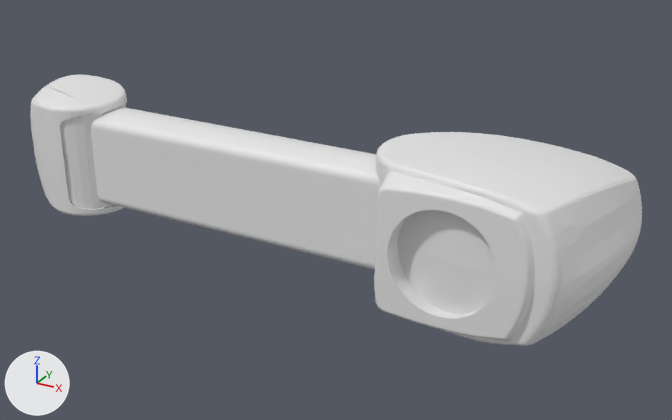
The Blender file Assets/Models/BoomSegment_2/BoomSegment_2.blend as it was, and as the next commit left it.
Both versions are drawn from a 50 mm camera at (0.521, -1.317, 0.717) aimed at (-0.31, 0.195, -0.039). The axes (+X, +Y, +Z) are drawn at lower left. The lights are the same throughout.

The scene before the commit, as lines of its bpy script (objects in view):
```python
me_boomsegment_2_1 = bpy.data.meshes.new('BoomSegment_2_1')
me_boomsegment_2_1.from_pydata(...)  # 2229 vertices, 4448 faces; spans x -0.187..0.26, y -0.15..0.15, z -0.361..0.002
me_boomsegment_2_2 = bpy.data.meshes.new('BoomSegment_2_2')
me_boomsegment_2_2.from_pydata(...)  # 292 vertices, 452 faces; spans x -0.9..0.059, y -0.119..0.12, z -0.098..0.098
me_boomsegment_2_3 = bpy.data.meshes.new('BoomSegment_2_3')
me_boomsegment_2_3.from_pydata(...)  # 1173 vertices, 2053 faces; spans x -0.22..0.093, y -0.143..0.143, z -0.096..0.097
ob_boomsegment_2_1 = bpy.data.objects.new('BoomSegment_2_1', me_boomsegment_2_1)
ob_boomsegment_2_1.location = (0.0, 0.0, 0.0)
ob_boomsegment_2_1.rotation_euler = (1.571, 0.0, 0.0)  # degrees (90, 0, 0)
ob_boomsegment_2_2 = bpy.data.objects.new('BoomSegment_2_2', me_boomsegment_2_2)
ob_boomsegment_2_2.parent = ob_boomsegment_2_1
ob_boomsegment_2_2.matrix_parent_inverse = Matrix(((1.0, 0.0, 0.0, 0.0), (0.0, 0.0, 1.0, 0.0), (0.0, -1.0, 0.0, 0.0), (0.0, 0.0, 0.0, 1.0)))
ob_boomsegment_2_2.location = (-0.08, 0.148, 0.0)
ob_boomsegment_2_2.rotation_euler = (1.571, 0.0, 0.0)  # degrees (90, 0, 0)
ob_boomsegment_2_3 = bpy.data.objects.new('BoomSegment_2_3', me_boomsegment_2_3)
ob_boomsegment_2_3.parent = ob_boomsegment_2_2
ob_boomsegment_2_3.matrix_parent_inverse = Matrix(((1.0, 0.0, 0.0, 0.08), (0.0, 0.0, 1.0, 0.0), (0.0, -1.0, 0.0, 0.441), (0.0, 0.0, 0.0, 1.0)))
ob_boomsegment_2_3.location = (-0.919, 0.442, 0.0)
ob_boomsegment_2_3.rotation_euler = (1.571, 0.0, 0.0)  # degrees (90, 0, 0)
```
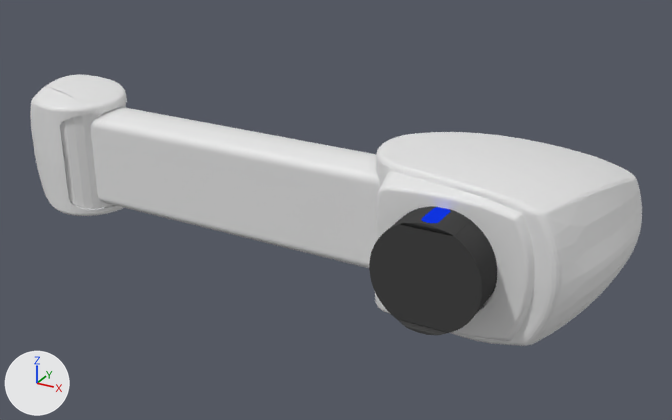
Diff of the bpy script that builds the scene:
```diff
--- a/Assets/Models/BoomSegment_2/BoomSegment_2.blend.py
+++ b/Assets/Models/BoomSegment_2/BoomSegment_2.blend.py
@@ mat_led2 @@
+mat_led2 = principled_material('LED2')
+mat_led2.base_color = (0.00555, 0.0366, 0.8)  # blue #1136e7
+mat_led2.roughness = 1.0
+mat_led2.specular_ior_level = 0.0
@@ mat_grey @@
+mat_grey = principled_material('Grey')
+mat_grey.base_color = (0.0637, 0.0637, 0.0637)  # dark grey #474747
+mat_grey.roughness = 1.0
+mat_grey.specular_ior_level = 0.0
@@ me_boomsegment_1_3_001 @@
+me_boomsegment_1_3_001.from_pydata(...)  # 9080 vertices, 17850 faces; spans x -0.106..0.094, y -0.042..0.043, z -0.103..0.096
+# faces by material slot: [1120, 16730]
+me_boomsegment_1_3_001.materials.append(mat_led2)  # blue #1136e7
+me_boomsegment_1_3_001.materials.append(mat_grey)  # dark grey #474747
@@ ob_boomsegment_1_3_001 @@
+ob_boomsegment_1_3_001 = bpy.data.objects.new('BoomSegment_1-3.001', me_boomsegment_1_3_001)
+ob_boomsegment_1_3_001.location = (0.002, -0.033, 0.0)
+ob_boomsegment_1_3_001.rotation_euler = (0.0, 1.571, 0.0)  # degrees (0, 90, 0)
```

Pixel boxes [x1, y1, x2, y2] of what changed, in the pictures (672 x 420 px):
'BoomSegment_1-3.001', added: after [369, 206, 497, 335]
    faces in mat_grey (dark grey #474747): [369, 206, 497, 335]
    faces in mat_led2 (blue #1136e7): [421, 207, 450, 223]
